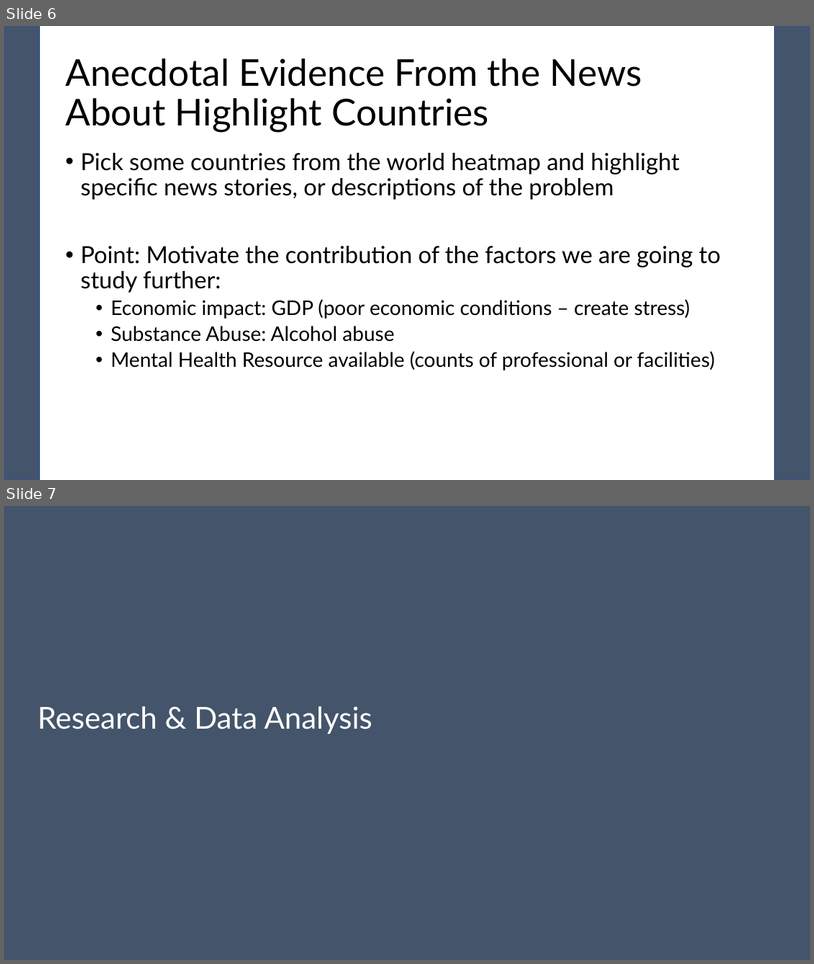
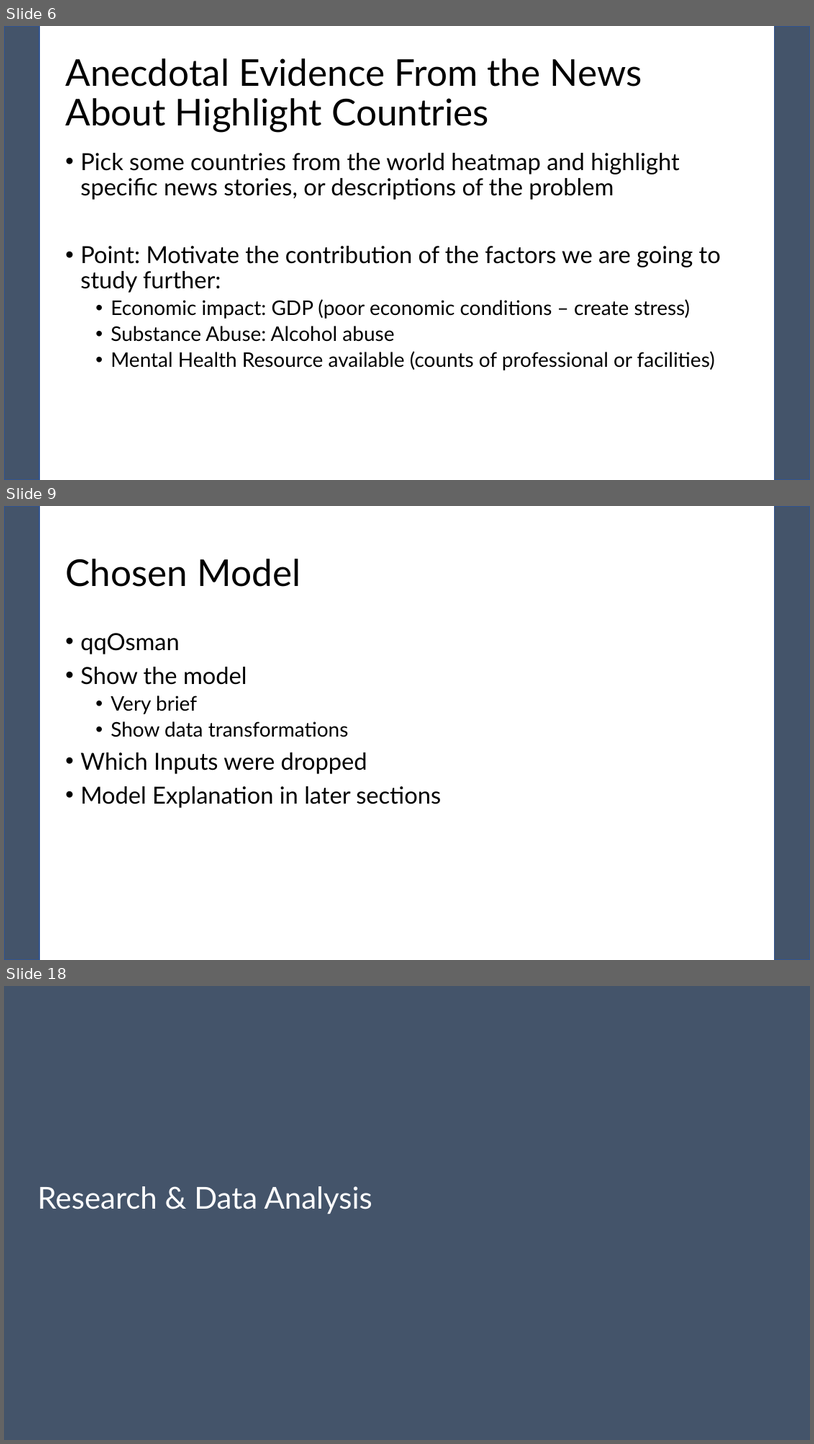
Before and after one commit to pewilliams/regression-mei-team-proj, a slide deck: presentation/Team-25.pptx. Shown one above the other, each under a label of ours: slides 6 and 7 before the commit, slides 6, 9 and 18 after it; the slides between them are not shown. The pictures are 814x964 and 814x1444 pixels, drawn with LibreOffice and Linux fonts; fonts in the diff are those of the drawing. Boxes give left, top, right and bottom in pixels: in the first picture for what was removed or moved away, otherwise in the second. Text is boxed around its words. In the diff, an @@ line names an element or a change of style, - is before the commit and + after.

```diff
--- a/presentation/Team-25.pptx
+++ b/presentation/Team-25.pptx
@@ slide 9 added at bbox=[4, 506, 810, 960], background #FFFFFF; not listed: 2 template elements that a slide beside it also shows @@
@@ title added at bbox=[65, 559, 301, 587], 44 pt, text #000000 @@
+Chosen Model
@@ text added at bbox=[80, 633, 441, 808], 28 pt, text #000000 @@
+• qqOsman
+• Show the model
+  • Very brief
+  • Show data transformations
+• Which Inputs were dropped
+• Model Explanation in later sections
@@ what was slide 7 is now slide 18 @@
```
Also in this commit, not shown: 2 slides changed, 11 other slides added, 1 other file.
